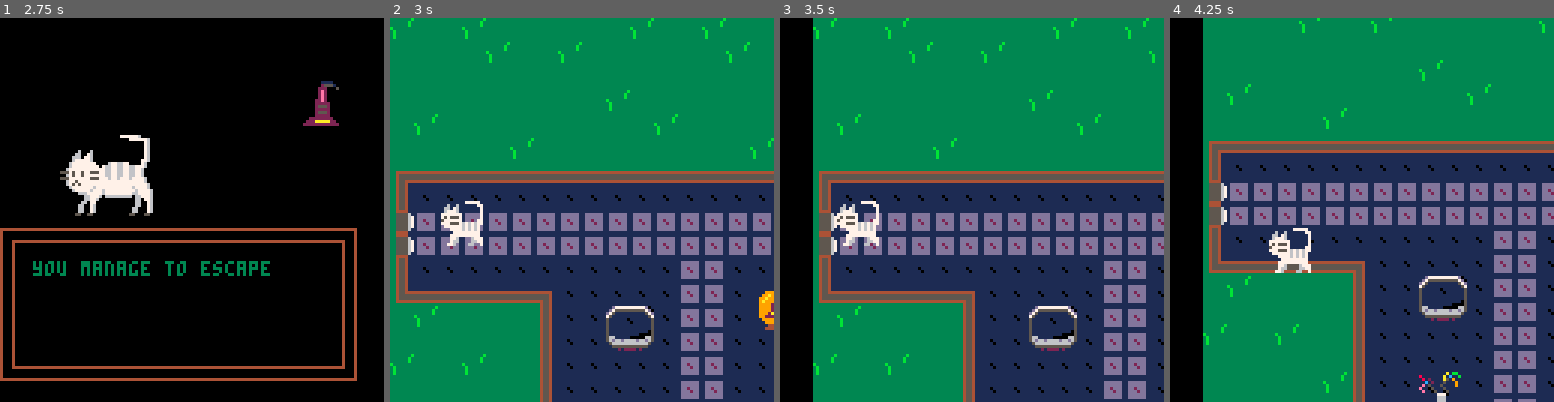
Above: before the commit, frames 1-4 (left to right).
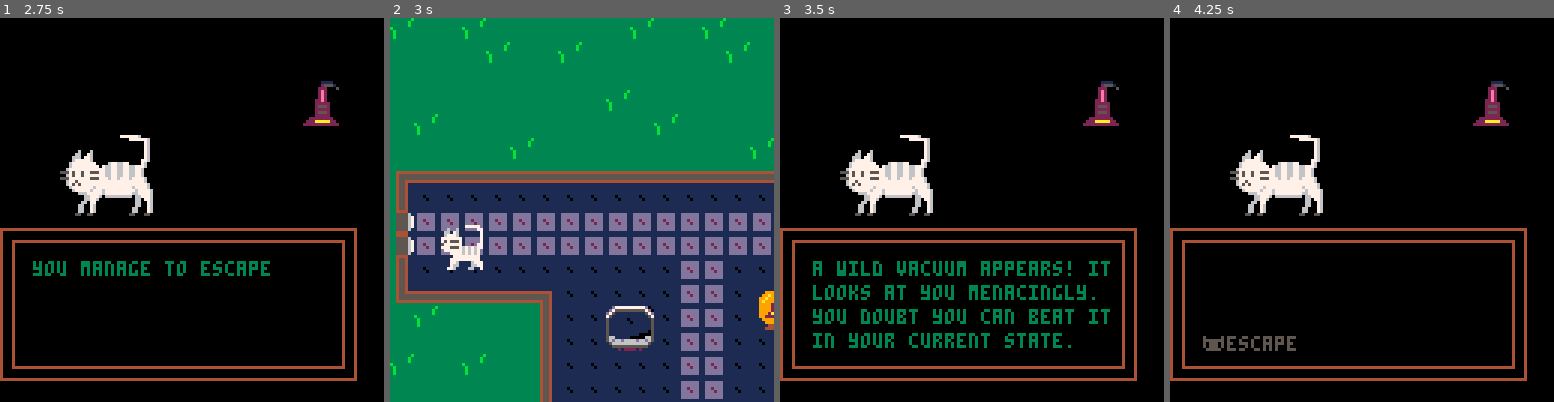
Above: after the commit, the same moments.

Repository: MarkNickerson/GymSim
Game: PICO-8 cartridge gymsim.p8
Same seed, same stepped clock (60 frames per second), same inputs: the game is played once before the commit and once after it.
Inputs:
- Up to frame 1 (2.75 s): tap X (X key) at 0.33, 1.07, 1.85 s; tap O (Z key) at 0.7, 1.7, 2.1, 2.5 s; hold Right 1.6-2.1 s; hold Up 2.15-2.42 s; hold Right from 2.47 s (still down)
- Up to frame 2 (3 s): keep holding Right; tap O (Z key) at 2.9 s; tap X (X key) at 2.97 s
- Up to frame 3 (3.5 s): release Right at 3.03 s; hold Left from 3.08 s (still down); tap O (Z key) at 3.3 s
- Up to frame 4 (4.25 s): release Left at 3.58 s; hold Down 3.63-3.97 s; tap O (Z key) at 3.7, 4.1 s; hold Right from 4.02 s (still down); tap X (X key) at 4.08 s

Frame 1 is identical in both runs. In frame 2, 1.2% of the frame differs, in the area x 13-25%, y 47-66%; in frame 3, 90%; in frame 4, 91%, in the area x 0-100%, y 0-100%.

Commit message:
manual rebase

Diff:
--- a/gymsim.p8
+++ b/gymsim.p8
@@ -28,7 +28,8 @@
   feather_fail = 12,
   masher_intro = 13,
   masher_win = 14,
-  masher_fail = 15
+  masher_fail = 15,
+  win = 20,
 }
 
 boss_states = {
@@ -60,9 +61,9 @@
 boss_fight_options = {"speed", "agility", "power", "escape"}
 -- boss responses
 boss_response = {}
-boss_response["power"] = "the vacuum cannot handle your power"
-boss_response["speed"] = "the vacuum cannot handle your speed"
-boss_response["agility"] = "the vacuum cannot handle your agility"
+boss_response["power"] = "you unleash a flurry of powerful scratches!"
+boss_response["speed"] = "the vacuum tries to escape, but you easily catch up and corner it!"
+boss_response["agility"] = "the vacuum makes a quick dash at you, but you easily dodge and counter!"
 boss_response["escape"] = "you manage to escape"
 -- symbol to indicate option is selected
 selected_symbol = "\130"
@@ -105,6 +106,7 @@
 --------------------------------------------------------------------------------
 function _init()
   cls()
+  menuitem (4, "hit the gym", function() change_state(1) end)
   music(0)
   -- start game time
   prev_t = time() -- we use past time per frame so we have framerate independent movement
@@ -146,6 +148,8 @@
     update_masher_win()
   elseif state == game_states.masher_fail then
     update_masher_fail()
+  elseif state == game_states.win then
+    update_win()
   end
 end
 
@@ -183,6 +187,8 @@
     draw_masher_win()
   elseif state == game_states.masher_fail then
     draw_masher_fail()
+  elseif state == game_states.win then
+    draw_win()
   end
 end
 --------------------------------------------------------------------------------
@@ -284,6 +290,7 @@
   map(0, 0, 0, 0, 128, 32)
   camera(cam.x, cam.y)
   -- draw player sprite
+  -- spr(1, player.x, player.y)
   draw_player_small(player.x, player.y)
 end
 --------------------------------------------------------------------------------
@@ -375,7 +382,7 @@
   rectfill(0,0,screen_size,screen_size,12)
   local text = " feather sim!"
   write(text, text_x_pos(text), 30,7)
-  local text = " avoid obsticles by using"
+  local text = " avoid obstacles by using"
   write(text, text_x_pos(text), 50,7)
   local text = " the left and right keys!"
   write(text, text_x_pos(text), 60,7)
@@ -511,11 +517,9 @@
   if timer == timermult then
     random_obj()
     if(show_feather == false) then
-      --create_obs(trash,37, false)
-      create_obs(trash, 25, false)
+      create_obs(trash,37, false)
     else
-      --create_obs(trash,38, false)
-      create_obs(trash, 25, false)
+      create_obs(trash,38, false)
     end
     timer = 0
   end
@@ -544,8 +548,6 @@
   -- draw map
   map(38, 0, -((time()*16 % 8)), 0, 128, 32)
   camera(0, 0)
-  -- draw player sprite
-
 
   -- spawn objects
   foreach(trash, draw_obs)
@@ -567,7 +569,7 @@
   rectfill(0,0,screen_size,screen_size,12)
   local text = " running sim!"
   write(text, text_x_pos(text), 30,7)
-  local text = " avoid obsticles by using"
+  local text = " avoid obstacles by using"
   write(text, text_x_pos(text), 50,7)
   local text = " the up and down keys!"
   write(text, text_x_pos(text), 60,7)
@@ -868,10 +871,10 @@
 --------------------------------------------------------------------------------
 function update_boss()
   if boss_state == boss_states.victory then
-    boss_move = "you defeated the vacuum"
+    boss_move = "the vacuum goes silent. you win!"
     -- go to end screen if victory
     if btnp(5) then
-      change_state(1)
+      change_state(20)
     end
   end
 
@@ -939,7 +942,7 @@
 
 function draw_boss()
   -- draw player sprite
-  --spr(21, 20, 60)
+  -- spr(21, 20, 60)
   draw_player_large(20, 36)
 
   -- draw boss
@@ -980,6 +983,27 @@
 --------------------------------------------------------------------------------
 -- end boss
 --------------------------------------------------------------------------------
+
+--------------------------------------------------------------------------------
+-- begin win
+--------------------------------------------------------------------------------
+
+function draw_win()
+  write_with_bounds("you beat the vacuum! you worked out! nothing can stop you now!", 20, 20, 4, screen_size - 20)
+end
+
+
+function update_win()
+  if (btnp(5)) then
+    -- reset game
+    run()
+  end
+end
+
+--------------------------------------------------------------------------------
+-- end win
+--------------------------------------------------------------------------------
+
 
 --------------------------------------------------------------------------------
 -- begin player
@@ -1038,7 +1062,7 @@
   if game == 1 then
     music(0)
     player.x = 16
-    player.y = 60
+    player.y = 68
     player.hearts = 3
     cam.x = 0
     cam.y = 0
@@ -1106,6 +1130,9 @@
     state = game_states.masher_win
   elseif game == 15 then
     state = game_states.masher_fail
+  elseif game == 20 then
+    music(33)
+    state = game_states.win
   end
 end
 
Not shown, changed: the music (__music__) section of gymsim.p8
Not shown, changed: the sound effects (__sfx__) section of gymsim.p8
